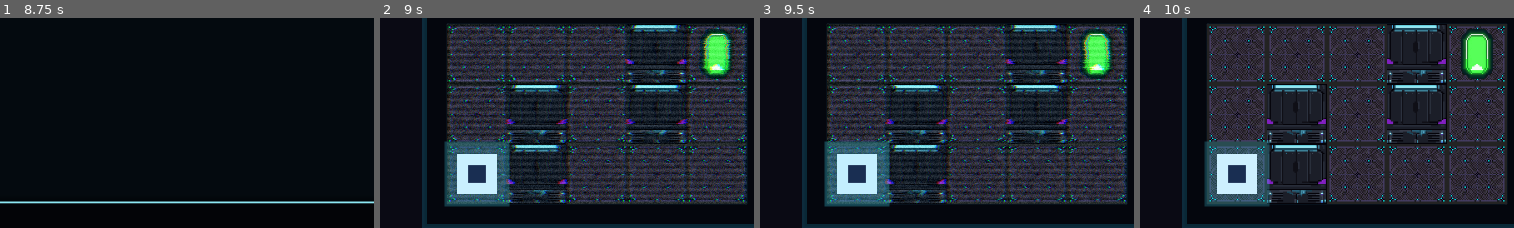
Above: before the commit, frames 1-4 (left to right).
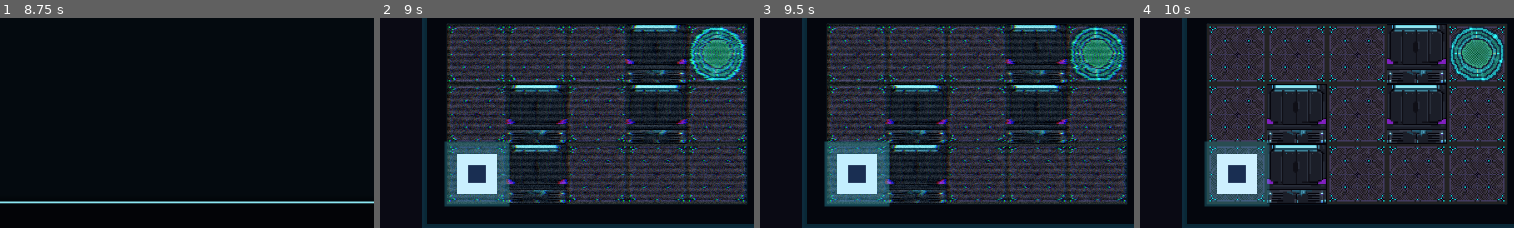
Above: after the commit, the same moments.

Repository: Rivendellspacejam/ChronosSpaceJam
Game: Godot game, scene res://scenes/ui/main_menu.tscn
Two runs of this game, one before a commit and one after it. Both use one fixed random seed, a clock stepped at 60 frames per second and the inputs below.
Inputs (mouse positions are % of the whole screen's width and height, from its top left):
- Up to frame 1 (8.75 s): click "START GAME" at 0.5 s; tap Enter (ui_accept) at 1.25, 1.52, 3.5, 4.52, 5.75, 7.52 s; move the mouse to (76, 46) at 1.27 s; hold D (move_right) 1.28-2 s; hold P (preview_future) 1.28-2 s; click (76, 46) at 1.42 s; drag from (32, 57) to (48, 73) at 2.02 s; move the mouse to (64, 28) at 2.77 s; hold D (move_right) 2.78-3.5 s; hold P (preview_future) 2.78-3.5 s; drag from (48, 73) to (21, 35) at 3.52 s; move the mouse to (85, 67) at 4.27 s; hold A (move_left) 4.28-5 s; hold P (preview_future) 4.28-5 s; tap R (restart) at 5, 8 s; drag from (21, 35) to (37, 25) at 5.02 s; move the mouse to (58, 51) at 5.77 s; hold S (move_down) 5.78-6.5 s; hold P (preview_future) 5.78-6.5 s; click (58, 51) at 5.92 s; drag from (37, 25) to (32, 57) at 6.52 s; move the mouse to (76, 46) at 7.27 s; hold W (move_up) 7.28-8 s; hold P (preview_future) 7.28-8 s; drag from (32, 57) to (48, 73) at 8.02 s
- Up to frame 2 (9 s): tap Enter (ui_accept) at 8.75 s; move the mouse to (64, 28) at 8.77 s; hold S (move_down) from 8.78 s (still down); hold P (preview_future) from 8.78 s (still down)
- Up to frame 3 (9.5 s): keep holding S (move_down); keep holding P (preview_future)
- Up to frame 4 (10 s): release S (move_down) at 9.5 s; release P (preview_future) at 9.5 s; drag from (48, 73) to (21, 35) at 9.52 s
The pictures show only the part of the screen within x 24-74%, y 29-78%; the shares and areas given below are measured in that part.

Frame 1 is identical in both runs. In frame 2, 3.1% of the frame differs, in the area x 82-98%, y 4-31%; in frame 3, 3.1%; in frame 4, 3.0%.

Commit message:
Add stronger goal portal shader

Diff:
--- /dev/null
+++ b/chronos-space-jam/assets/shaders/goal_portal_pulse.gdshader
@@ -0,0 +1,28 @@
+shader_type canvas_item;
+
+uniform vec4 glow_color : source_color = vec4(0.18, 1.0, 0.92, 1.0);
+uniform float pulse_speed : hint_range(0.1, 8.0, 0.1) = 1.8;
+uniform float pulse_strength : hint_range(0.0, 1.0, 0.01) = 0.36;
+uniform float scan_speed : hint_range(0.1, 8.0, 0.1) = 2.5;
+uniform float scan_strength : hint_range(0.0, 1.0, 0.01) = 0.34;
+uniform float ring_focus : hint_range(0.0, 2.0, 0.01) = 1.18;
+
+void fragment() {
+	vec4 tex = texture(TEXTURE, UV);
+	vec2 centered = UV - vec2(0.5);
+	float dist = length(centered);
+	float angle = atan(centered.y, centered.x);
+
+	float pulse = 0.5 + 0.5 * sin(TIME * pulse_speed);
+	float ring_mask = 1.0 - smoothstep(0.10, 0.27, abs(dist - 0.31));
+	float scan = smoothstep(0.91, 1.0, sin(angle * 6.0 + TIME * scan_speed));
+	float inner_mask = 1.0 - smoothstep(0.23, 0.38, dist);
+	float inner_shimmer = (0.5 + 0.5 * sin(dist * 48.0 - TIME * 3.2)) * inner_mask;
+	float edge_charge = tex.a * smoothstep(0.16, 0.42, dist) * (0.45 + 0.55 * pulse);
+
+	float energy = tex.a * ring_mask;
+	float glow = energy * (pulse * pulse_strength + scan * scan_strength + inner_shimmer * 0.12) + edge_charge * 0.11;
+	vec3 color = tex.rgb + glow_color.rgb * glow * ring_focus;
+
+	COLOR = vec4(color, tex.a);
+}
--- a/chronos-space-jam/scripts/level_manager.gd
+++ b/chronos-space-jam/scripts/level_manager.gd
@@ -18,7 +18,8 @@
 
 const FLOOR_TEXTURE := preload("res://assets/floor_tile.png")
 const WALL_TEXTURE := preload("res://assets/wall_tile.png")
-const GOAL_TEXTURE := preload("res://assets/goal_tile.png")
+const GOAL_TEXTURE := preload("res://assets/goal_tile-new.png")
+const GOAL_PORTAL_SHADER := preload("res://assets/shaders/goal_portal_pulse.gdshader")
 const ANCHOR_TEXTURE := preload("res://assets/anchor_tile.png")
 const TIME_GATE_SCENE := preload("res://scenes/objects/time_gate.tscn")
 const LASER_SCENE := preload("res://scenes/objects/laser.tscn")
@@ -410,6 +411,7 @@
 					_create_sprite(WALL_TEXTURE, world_pos, walls_container)
 				SYM_GOAL:
 					_goal_node = _create_sprite(GOAL_TEXTURE, world_pos, objects_container)
+					_apply_goal_shader(_goal_node)
 				SYM_ANCHOR:
 					_create_sprite(ANCHOR_TEXTURE, world_pos, objects_container)
 				SYM_COIN:
@@ -436,6 +438,11 @@
 	parent.add_child(sprite)
 	return sprite
 
+func _apply_goal_shader(sprite: Sprite2D) -> void:
+	var material := ShaderMaterial.new()
+	material.shader = GOAL_PORTAL_SHADER
+	sprite.material = material
+
 func _create_blocker(world_pos: Vector2, horizontal: bool) -> void:
 	var ts = float(TILE_SIZE)
 	var rect = ColorRect.new()
